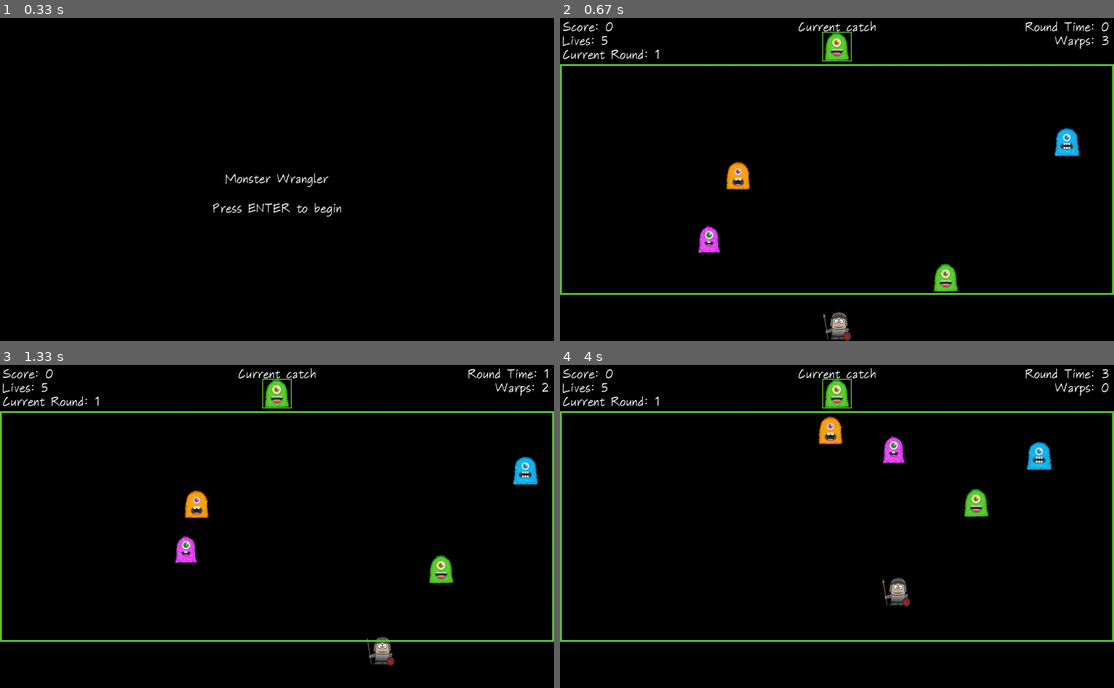
Above: before the commit, frames 1-4 (two rows, left to right).
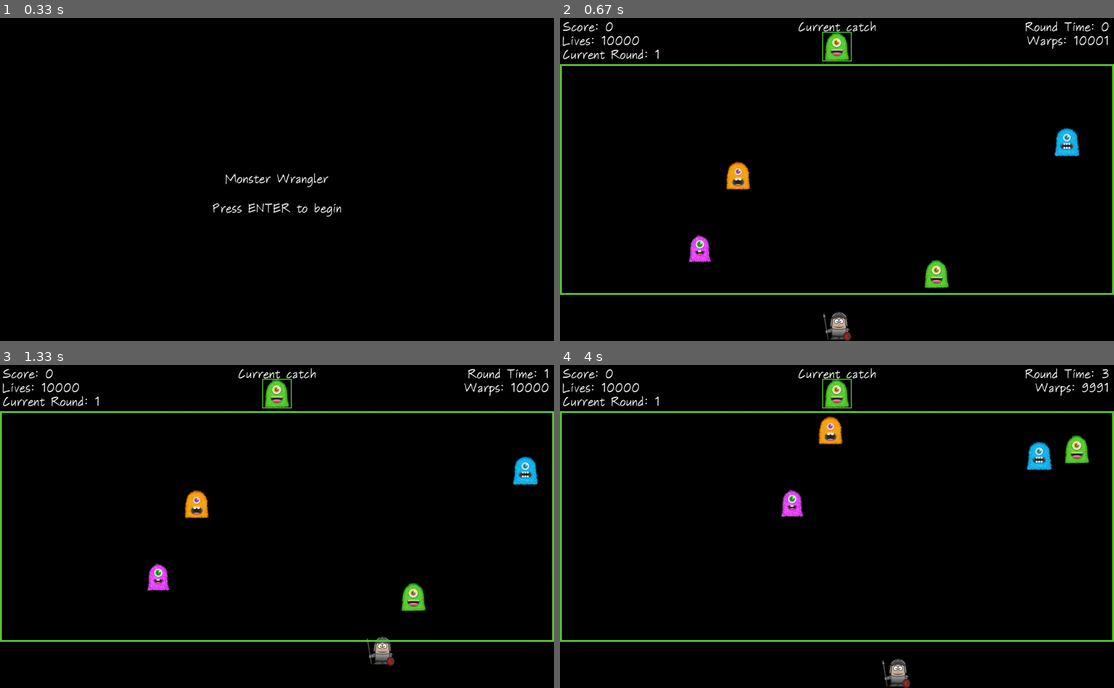
Above: after the commit, the same moments.

Repository: LoopedGiraffe/pygame
Game: pygame game, started from advanced_pygame/6_monster_wrangler/main.py
Same seed, same stepped clock (60 frames per second), same inputs: the game is played once before the commit and once after it.
Inputs:
- Up to frame 1 (0.33 s): no input
- Up to frame 2 (0.67 s): tap Enter at 0.33 s
- Up to frame 3 (1.33 s): hold Right 0.67-1.13 s; hold Up from 1.17 s (still down); tap Space at 1.23 s
- Up to frame 4 (4 s): release Up at 1.47 s; hold Right 1.5-1.97 s; tap Space at 1.57, 1.87, 2.07, 2.37, 2.63, 2.97, 3.27, 3.4, 3.8 s; hold Left 2-2.53 s; hold Down 2.57-2.87 s; hold Left 2.9-3.3 s; hold Up 3.33-3.7 s; hold Right from 3.73 s (still down)

Frame 1 is identical in both runs. In frame 2, 1.2% of the frame differs, in the area x 7-99%, y 5-85%; in frame 3, 1.5%; in frame 4, 2.1%, in the area x 7-99%, y 5-100%.

Commit message:
Monster wrangler - zen mode

Diff:
--- a/advanced_pygame/6_monster_wrangler/main.py
+++ b/advanced_pygame/6_monster_wrangler/main.py
@@ -234,8 +234,8 @@
         self.score = 0
         self.round_number = 0
 
-        self.player.lives = 5
-        self.player.warps = 2
+        self.player.lives = 10000
+        self.player.warps = 10000
         self.player.reset()
 
         self.start_new_round()
@@ -254,8 +254,8 @@
         self.rect.centerx = WINDOW_WIDTH//2
         self.rect.bottom = WINDOW_HEIGHT
 
-        self.lives = 5
-        self.warps = 2
+        self.lives = 10000
+        self.warps = 10000
         self.velocity = 8
 
         self.catch_sound = pygame.mixer.Sound("coin.wav")
@@ -307,7 +307,7 @@
         #set random motion
         self.dx = random.choice([-1, 1]) #change in x direction
         self.dy = random.choice([-1, 1]) #change in y direction
-        self.velocity = random.randint(1, 5) #random speed
+        self.velocity = random.randint(1, 3) #random speed
 
 
     def update(self):
